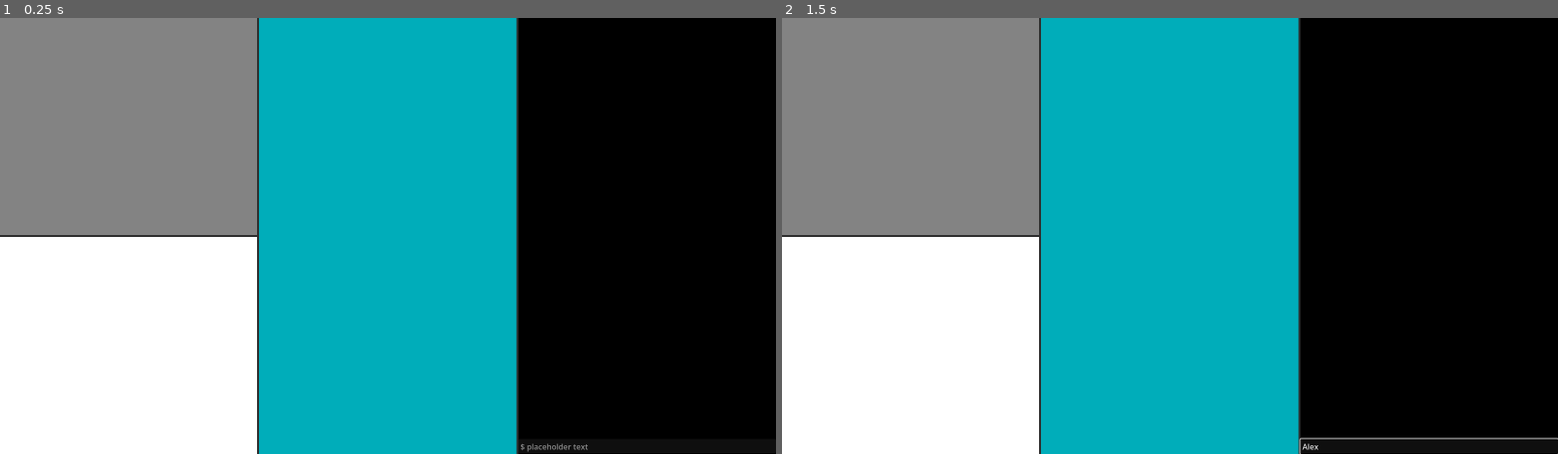
Above: before the commit, frames 1-2 (left to right).
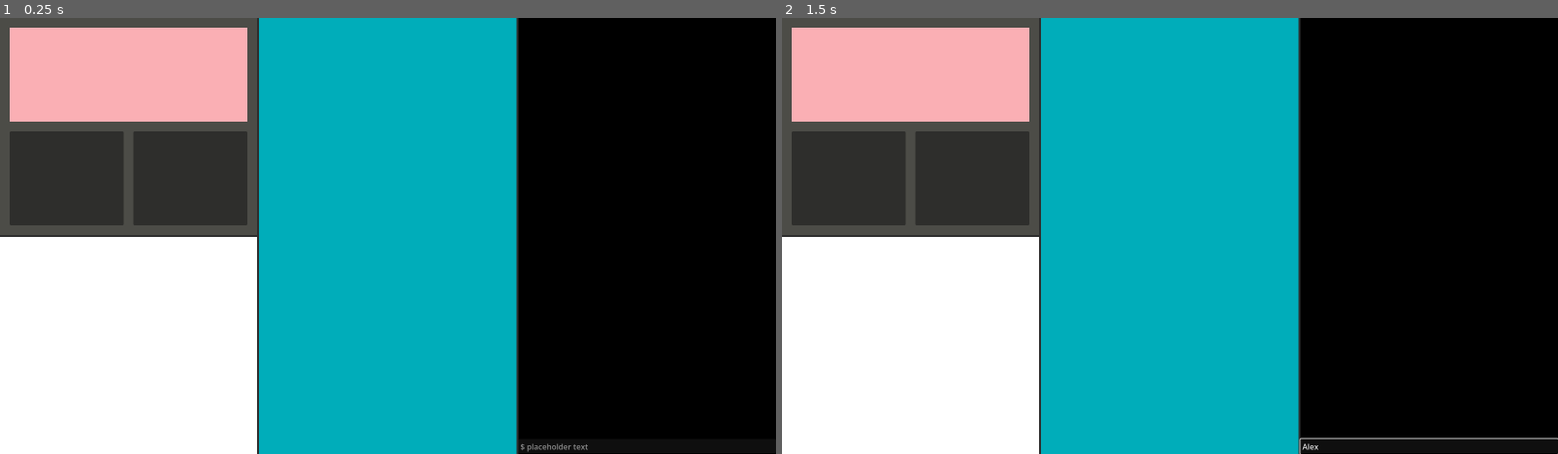
Above: after the commit, the same moments.

Repository: aaronrjackson/ripperdoc
Game: Godot game, scene res://main.tscn
Same seed, same stepped clock (60 frames per second), same inputs: the game is played once before the commit and once after it. This scene is started directly instead of the project's main scene.
Inputs (mouse positions are in pixels of both pictures, inside the frame that each line leads up to):
- Up to frame 1 (0.25 s): no input
- Up to frame 2 (1.5 s): click (1426, 445) at 0.52 s; type "Alex" at 0.6 s; tap Enter at 1.25 s

The runs differ from the first frame. In frame 1, 16% of the frame differs, in the area x 0-34%, y 0-50%; in frame 2, 16%.

Commit message:
Vitals stuff

Diff:
--- a/vitals.tscn
+++ b/vitals.tscn
@@ -1,10 +1,18 @@
-[gd_scene format=3 uid="uid://ct64fgrkxeaeu"]
+[gd_scene format=3 uid="uid://ddf5csa45vp5l"]
+
+[sub_resource type="StyleBoxFlat" id="StyleBoxFlat_jqcys"]
+bg_color = Color(0.29911864, 0.29910892, 0.27660504, 1)
 
 [sub_resource type="StyleBoxFlat" id="StyleBoxFlat_41vlj"]
-bg_color = Color(0.5132329, 0.51323295, 0.51323277, 1)
+bg_color = Color(0.9794033, 0.68467665, 0.70518434, 1)
+
+[sub_resource type="StyleBoxFlat" id="StyleBoxFlat_wb8a7"]
+bg_color = Color(0.29803923, 0.29803923, 0.2784314, 1)
+
+[sub_resource type="StyleBoxFlat" id="StyleBoxFlat_tn2t3"]
+bg_color = Color(0.29803923, 0.29803923, 0.2784314, 1)
 
 [node name="Vitals" type="Control" unique_id=157513893]
-custom_minimum_size = Vector2(100, 100)
 layout_mode = 3
 anchors_preset = 15
 anchor_right = 1.0
@@ -12,11 +20,78 @@
 grow_horizontal = 2
 grow_vertical = 2
 
-[node name="Panel" type="Panel" parent="." unique_id=281688609]
+[node name="VBoxContainer" type="VBoxContainer" parent="." unique_id=1921523864]
 layout_mode = 1
 anchors_preset = 15
 anchor_right = 1.0
 anchor_bottom = 1.0
 grow_horizontal = 2
 grow_vertical = 2
+theme_override_constants/separation = 0
+metadata/_edit_use_anchors_ = true
+
+[node name="Rhythm_Back" type="Panel" parent="VBoxContainer" unique_id=400581549]
+layout_mode = 2
+size_flags_vertical = 3
+theme_override_styles/panel = SubResource("StyleBoxFlat_jqcys")
+
+[node name="Panel" type="MarginContainer" parent="VBoxContainer/Rhythm_Back" unique_id=1032952421]
+layout_mode = 1
+anchors_preset = 15
+anchor_right = 1.0
+anchor_bottom = 1.0
+grow_horizontal = 2
+grow_vertical = 2
+theme_override_constants/margin_left = 20
+theme_override_constants/margin_top = 20
+theme_override_constants/margin_right = 20
+theme_override_constants/margin_bottom = 10
+
+[node name="Panel" type="Panel" parent="VBoxContainer/Rhythm_Back/Panel" unique_id=1590748175]
+layout_mode = 2
 theme_override_styles/panel = SubResource("StyleBoxFlat_41vlj")
+
+[node name="HBoxContainer" type="HBoxContainer" parent="VBoxContainer" unique_id=713821034]
+layout_mode = 2
+size_flags_vertical = 3
+theme_override_constants/separation = 0
+
+[node name="Pressure_Back" type="Panel" parent="VBoxContainer/HBoxContainer" unique_id=394912607]
+layout_mode = 2
+size_flags_horizontal = 3
+theme_override_styles/panel = SubResource("StyleBoxFlat_wb8a7")
+
+[node name="MarginContainer" type="MarginContainer" parent="VBoxContainer/HBoxContainer/Pressure_Back" unique_id=1583572435]
+layout_mode = 1
+anchors_preset = 15
+anchor_right = 1.0
+anchor_bottom = 1.0
+grow_horizontal = 2
+grow_vertical = 2
+theme_override_constants/margin_left = 20
+theme_override_constants/margin_top = 10
+theme_override_constants/margin_right = 10
+theme_override_constants/margin_bottom = 20
+
+[node name="Panel" type="Panel" parent="VBoxContainer/HBoxContainer/Pressure_Back/MarginContainer" unique_id=386708717]
+layout_mode = 2
+
+[node name="Load_Back" type="Panel" parent="VBoxContainer/HBoxContainer" unique_id=1948245813]
+layout_mode = 2
+size_flags_horizontal = 3
+theme_override_styles/panel = SubResource("StyleBoxFlat_tn2t3")
+
+[node name="MarginContainer" type="MarginContainer" parent="VBoxContainer/HBoxContainer/Load_Back" unique_id=2125513509]
+layout_mode = 1
+anchors_preset = 15
+anchor_right = 1.0
+anchor_bottom = 1.0
+grow_horizontal = 2
+grow_vertical = 2
+theme_override_constants/margin_left = 10
+theme_override_constants/margin_top = 10
+theme_override_constants/margin_right = 20
+theme_override_constants/margin_bottom = 20
+
+[node name="Panel" type="Panel" parent="VBoxContainer/HBoxContainer/Load_Back/MarginContainer" unique_id=719399654]
+layout_mode = 2
Not shown: 1 places in main.tscn that only renumber resources
